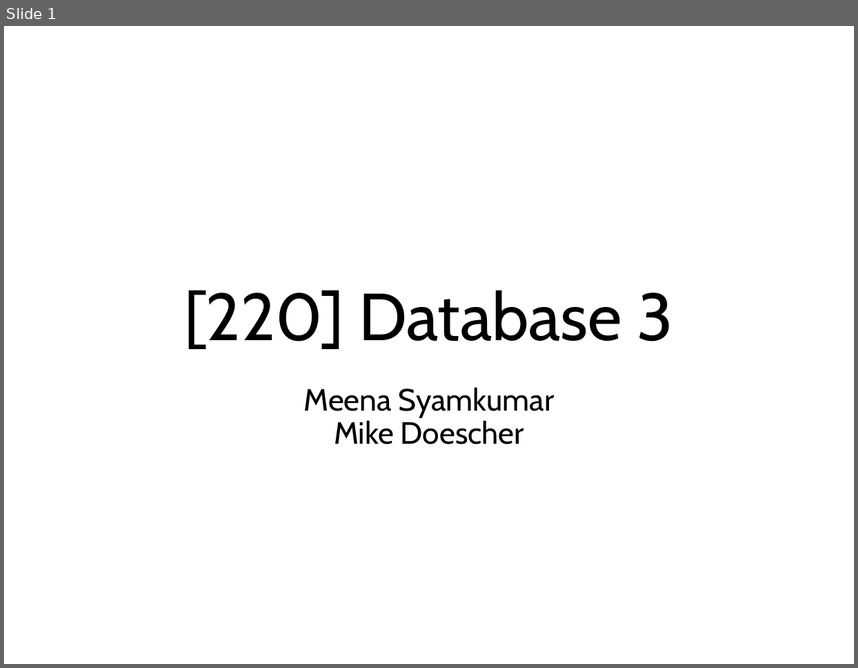
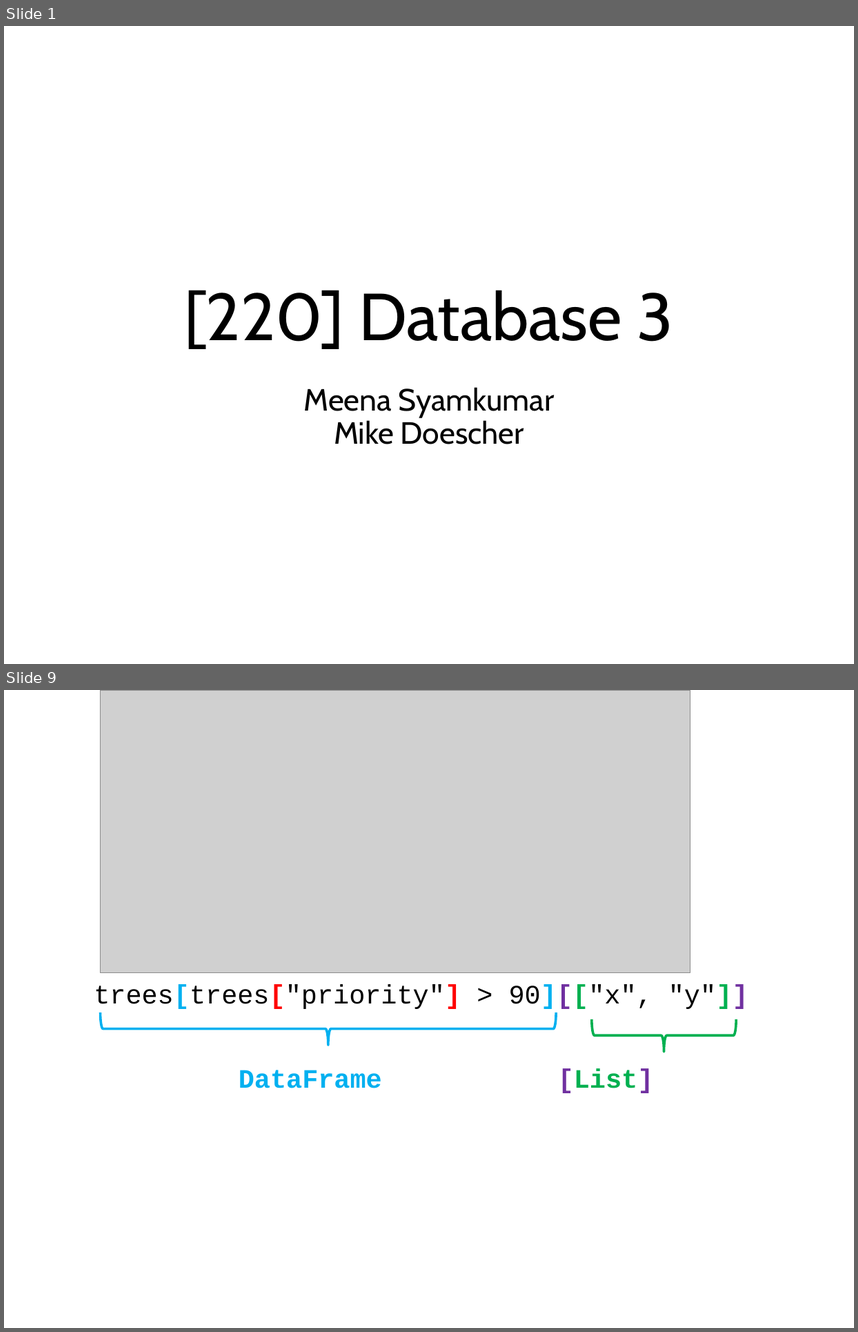
Before and after one commit to tylerharter/caraza-harter-com, a slide deck: tyler/meena/cs220/s20/materials/lec_37_S20.pptx. Shown one above the other, each under a label of ours: slide 1 before the commit, slides 1 and 9 after it; the slides between them are not shown. The pictures are 858x668 and 858x1332 pixels, drawn with LibreOffice and Linux fonts; fonts in the diff are those of the drawing; grey boxes stand for pictures. Boxes give left, top, right and bottom in pixels: in the first picture for what was removed or moved away, otherwise in the second. Text is boxed around its words. In the diff, an @@ line names an element or a change of style, - is before the commit and + after.

```diff
--- a/tyler/meena/cs220/s20/materials/lec_37_S20.pptx
+++ b/tyler/meena/cs220/s20/materials/lec_37_S20.pptx
@@ slide 9 added at bbox=[4, 690, 854, 1328], background #FFFFFF @@
@@ picture added at bbox=[100, 690, 691, 973] @@
@@ text added at bbox=[94, 984, 749, 1009], 32 pt, text #000000 @@
+trees[trees["priority"] > 90][["x", "y"]]
@@ right brace added at bbox=[100, 1012, 556, 1045], outline #00B0F0 3 pt @@
@@ right brace added at bbox=[592, 1019, 736, 1052], outline #00B050 3 pt @@
@@ text added at bbox=[239, 1069, 654, 1093], 32 pt, text #00B0F0, bold @@
+DataFrame [List]
```
Also in this commit, not shown: 1 slide changed, 8 other slides added, 5 slides removed, 6 other files.
